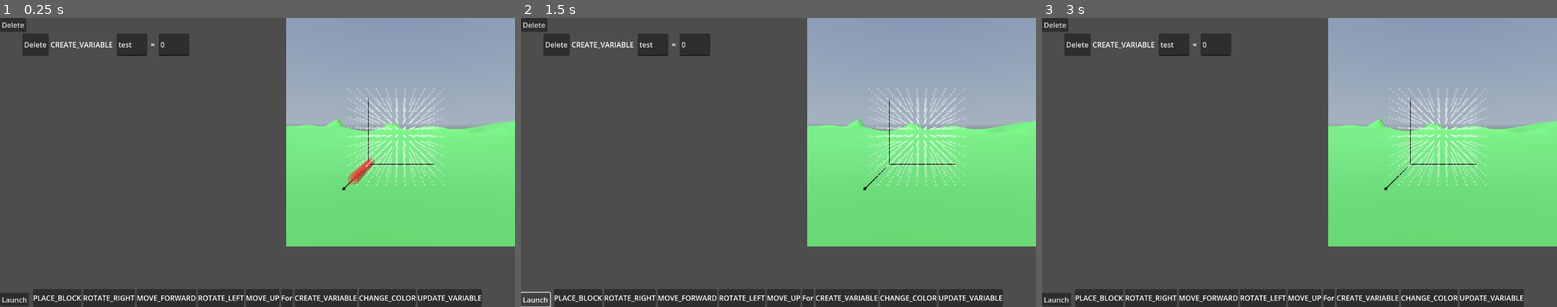
Above: before the commit, frames 1-3 (left to right).
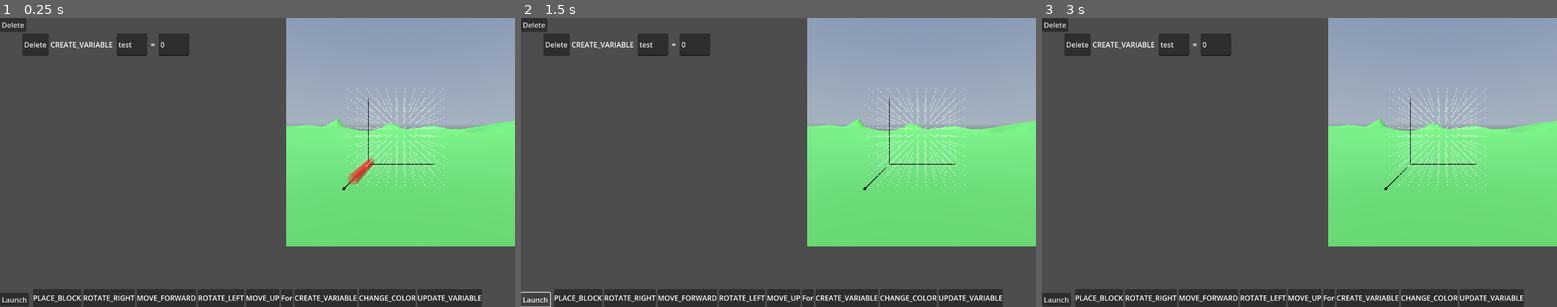
Above: after the commit, the same moments.

Repository: Crhonopost/Projet-jeu-serieux
Game: Godot game, scene res://scenes/level/current_level.tscn
Two runs of this game, one before a commit and one after it. Both use one fixed random seed, a clock stepped at 60 frames per second and the inputs below. This scene is started directly instead of the project's main scene. A sky picture missing from this copy of the repository is replaced by a grey-blue gradient.
Inputs (mouse positions are in pixels of both pictures, inside the frame that each line leads up to):
- Up to frame 1 (0.25 s): no input
- Up to frame 2 (1.5 s): click "Launch" at 0.5 s; click "Launch" at 1.25 s
- Up to frame 3 (3 s): click "Launch" at 2 s; tap Enter at 2.75 s; move the mouse to (1412, 148) at 2.77 s; click (1412, 148) at 2.92 s

The runs differ from the first frame. In frame 1, 0.5% of the frame differs, in the area x 67-87%, y 24-58%; in frame 2, 0.5%; in frame 3, 0.5%.

Commit message:
gird transparency

Diff:
--- a/ebucilper/scenes/grid/gridVisualization.gd
+++ b/ebucilper/scenes/grid/gridVisualization.gd
@@ -100,17 +100,29 @@
 		render_mode unshaded, cull_disabled, fog_disabled;
 
 		uniform vec4 tint : source_color = vec4(1.0);
+		uniform vec3  grid_center = vec3(5.0);
+		uniform float max_dist    = 5.0;
+		uniform float alpha_min   = 0.0;
+		uniform float alpha_max   = 0.5;
+
+		varying float v_alpha;
+
+		void vertex() {
+			float d = distance(VERTEX, grid_center);
+			float t = 1.0 - clamp(d / max_dist, 0.0, 1.0);
+			v_alpha = mix(alpha_min, alpha_max, t);
+		}
 
 		void fragment() {
 		    ALBEDO = tint.rgb;
-		    ALPHA = 0.5;
+		    ALPHA = alpha_max-v_alpha;
 		}
 	"""
 	var axis_mat: ShaderMaterial = ShaderMaterial.new()
 	axis_mat.shader = axis_shader
 	axis_mat.set_shader_parameter("tint", small_axe_color)
 
-	var axis_len: float = cell_size * 0.15
+	var axis_len: float = cell_size * 0.1
 	immediate_mesh.surface_begin(Mesh.PRIMITIVE_LINES, axis_mat)
 
 	for ix in range(grid_size + 1):
Not shown: 1 places in ebucilper/scenes/grid/ViewScene.tscn that only renumber resources
